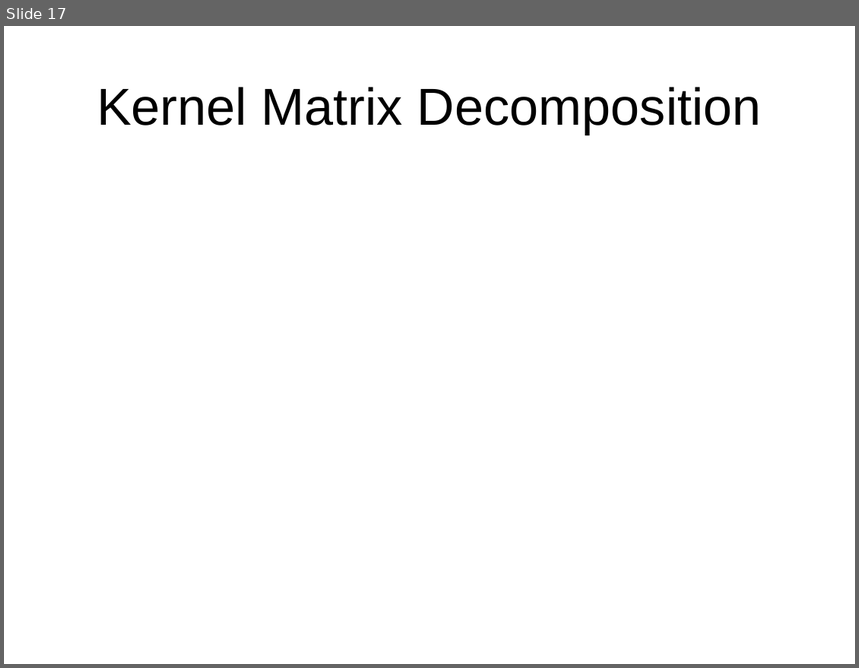
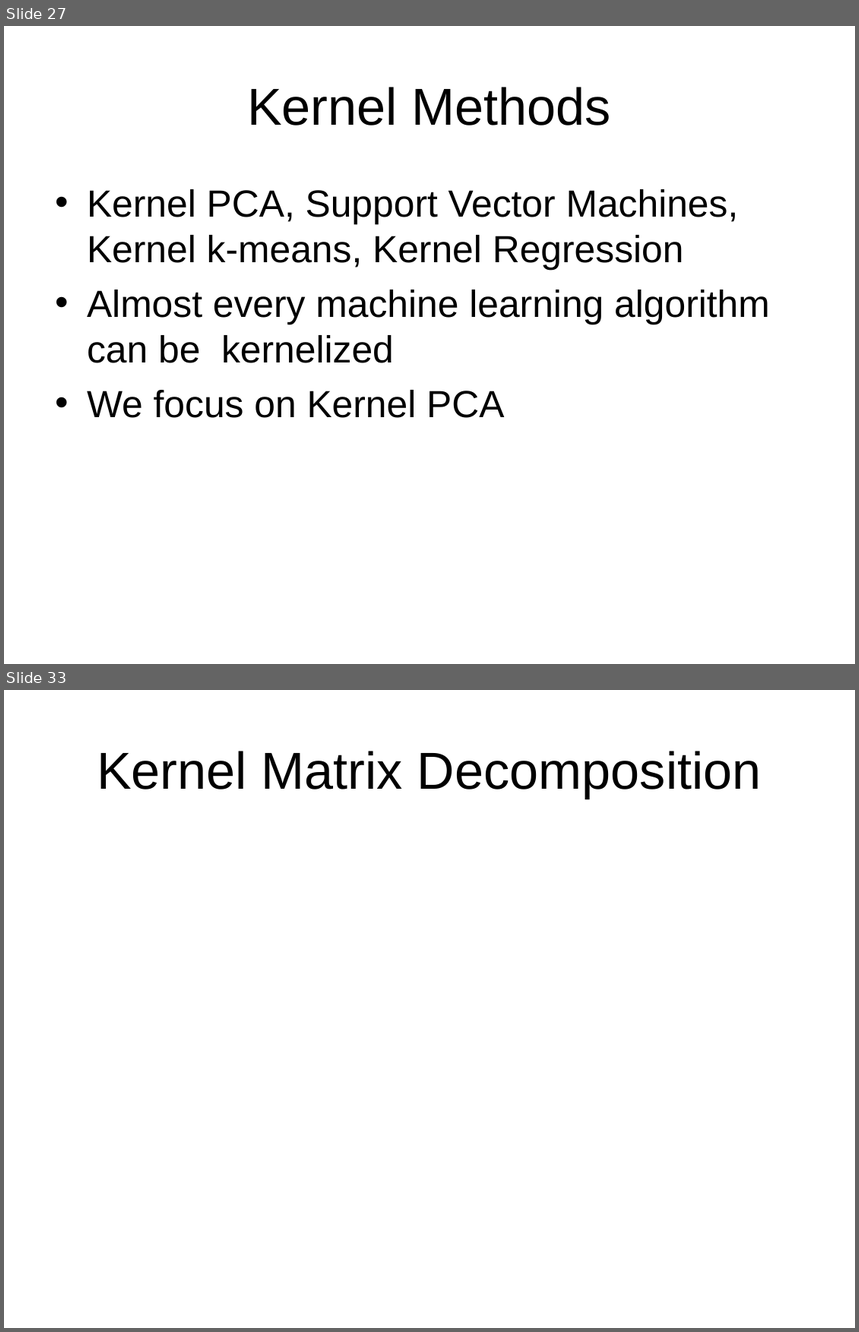
Before and after one commit to subailong/mlpack, a slide deck: fastlib/u/nvasil/docs/proposal/proposal.ppt. Shown one above the other, each under a label of ours: slide 17 before the commit, slides 27 and 33 after it; the slides between them are not shown. The pictures are 859x668 and 859x1332 pixels, drawn with LibreOffice and Linux fonts; fonts in the diff are those of the drawing. Boxes give left, top, right and bottom in pixels: in the first picture for what was removed or moved away, otherwise in the second. Text is boxed around its words. In the diff, an @@ line names an element or a change of style, - is before the commit and + after.

```diff
--- a/fastlib/u/nvasil/docs/proposal/proposal.ppt
+++ b/fastlib/u/nvasil/docs/proposal/proposal.ppt
@@ slide 27 added at (4, 26, 855, 664), background #FFFFFF @@
@@ title added at (247, 87, 611, 126), 44 pt, text #000000 @@
+Kernel Methods
@@ text added at (87, 189, 770, 418), 32 pt, text #000000 @@
+• Kernel PCA, Support Vector Machines, Kernel k-means, Kernel Regression
+• Almost every machine learning algorithm can be kernelized
+• We focus on Kernel PCA
@@ what was slide 17 is now slide 33 @@
```
Also in this commit, not shown: 18 other slides added, 3 slides removed.
